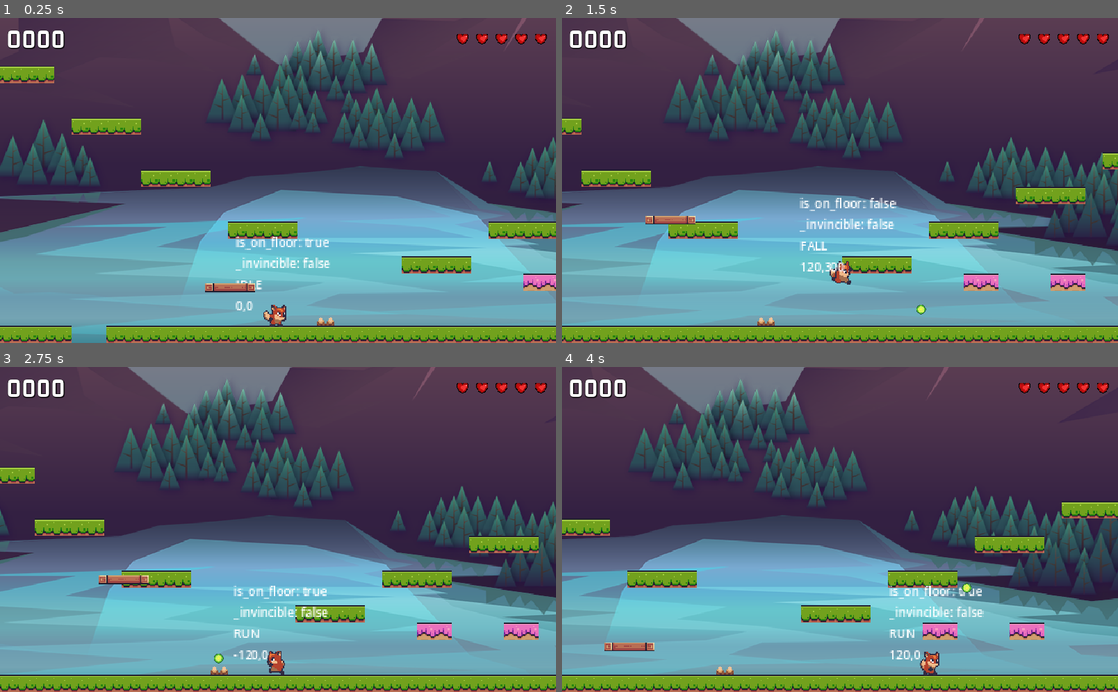
Above: before the commit, frames 1-4 (two rows, left to right).
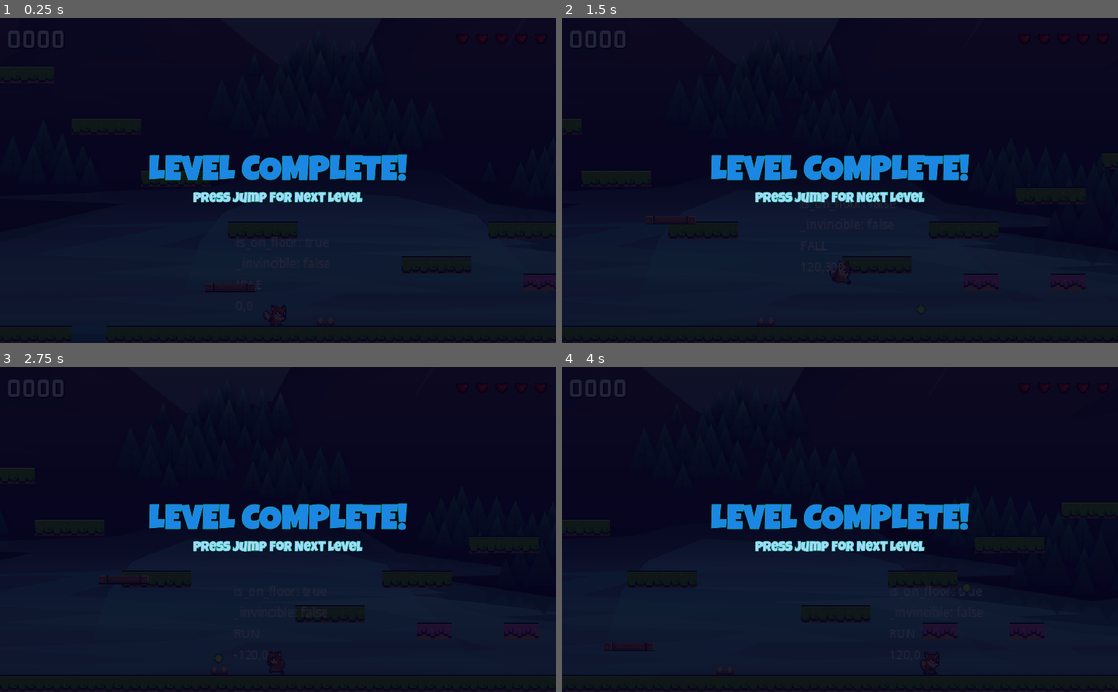
Above: after the commit, the same moments.

Repository: leobewater/godot-foxy-antics
Game: Godot game, scene res://level_base/level_base.tscn
Same seed, same stepped clock (60 frames per second), same inputs: the game is played once before the commit and once after it. The project has no main scene, so this scene is started directly.
Inputs:
- Up to frame 1 (0.25 s): no input
- Up to frame 2 (1.5 s): hold Right (right) from 0.53 s (still down); tap Ctrl (shoot) at 0.6, 1.35 s; tap Space (jump) at 0.77 s
- Up to frame 3 (2.75 s): tap Space (jump) at 1.52 s; release Right (right) at 2.03 s; hold Left (left) from 2.03 s (still down); tap Ctrl (shoot) at 2.1 s
- Up to frame 4 (4 s): release Left (left) at 2.78 s; hold Right (right) from 2.78 s (still down); tap Ctrl (shoot) at 2.85, 3.6 s; tap Space (jump) at 3.02, 3.77 s

The runs differ from the first frame. In frame 1, 100% of the frame differs, in the area x 0-100%, y 0-100%; in frame 2, 100%; in frame 3, 100%; in frame 4, 100%.

Commit message:
adjust hud color rect transparency

Diff:
--- a/hud/hud.tscn
+++ b/hud/hud.tscn
@@ -65,17 +65,15 @@
 stretch_mode = 5
 
 [node name="ColorRect" type="ColorRect" parent="."]
-visible = false
 layout_mode = 1
 anchors_preset = 15
 anchor_right = 1.0
 anchor_bottom = 1.0
 grow_horizontal = 2
 grow_vertical = 2
-color = Color(0, 0.00392157, 0.0980392, 0.752941)
+color = Color(0, 0.00392157, 0.0980392, 0.862745)
 
 [node name="VB_LevelComplete" type="VBoxContainer" parent="ColorRect"]
-visible = false
 layout_mode = 1
 anchors_preset = 8
 anchor_left = 0.5
